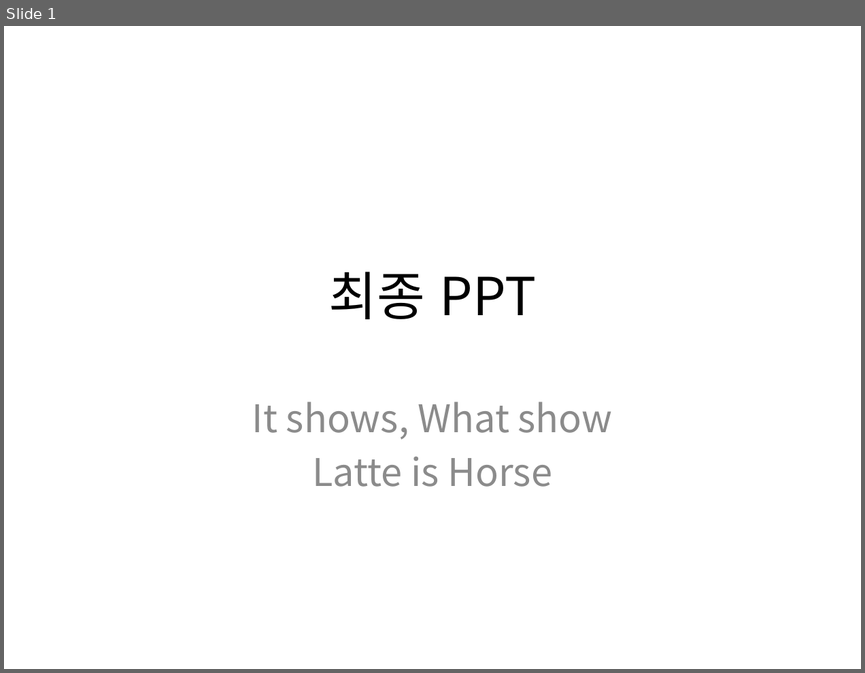
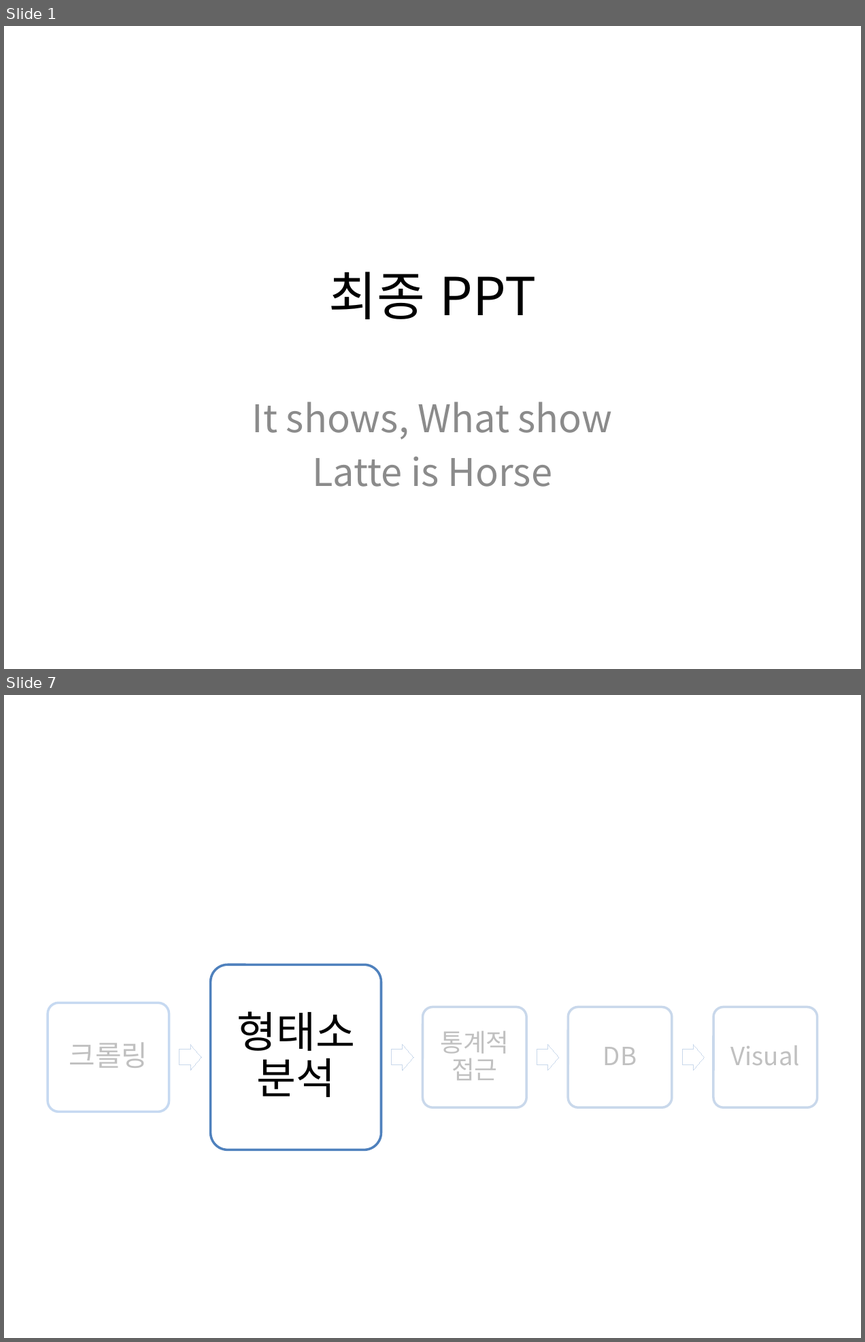
Before and after one commit to HaYongdae/issuewhatshow, a slide deck: doc/최종 PPT.pptx. Shown one above the other, each under a label of ours: slide 1 before the commit, slides 1 and 7 after it; the slides between them are not shown. The pictures are 865x673 and 865x1342 pixels, drawn with LibreOffice and Linux fonts; fonts in the diff are those of the drawing. Boxes give left, top, right and bottom in pixels: in the first picture for what was removed or moved away, otherwise in the second. Text is boxed around its words. In the diff, an @@ line names an element or a change of style, - is before the commit and + after.

```diff
--- a/doc/최종 PPT.pptx
+++ b/doc/최종 PPT.pptx
@@ slide 7 added at (x1=4, y1=695, x2=861, y2=1338), background #FFFFFF @@
@@ group added at (x1=48, y1=965, x2=817, y2=1150): 5 rounded rectangles, 5 texts, 4 right arrows @@
+크롤링
+형태소분석
+통계적 접근
+DB
+Visual
```
Also in this commit, not shown: 10 other slides added.
